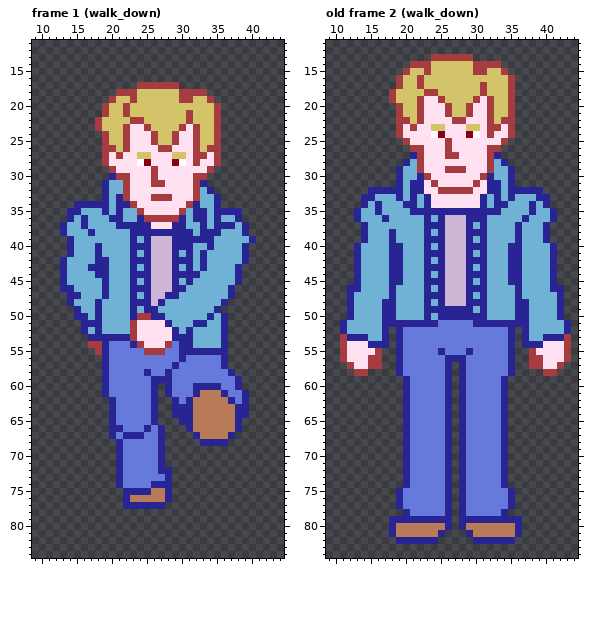
One commit to this pixel-art file: Assets/Sprites/Overworld/evan_animation.ase. Above: the version before the commit.
53x87 pixels, 12 frames. Shown: frame 1 (walk_down): x 9..44, y 11..84; old frame 2 (walk_down): x 9..44, y 11..84. The commit also changed other frames, which this record leaves out.
The result:
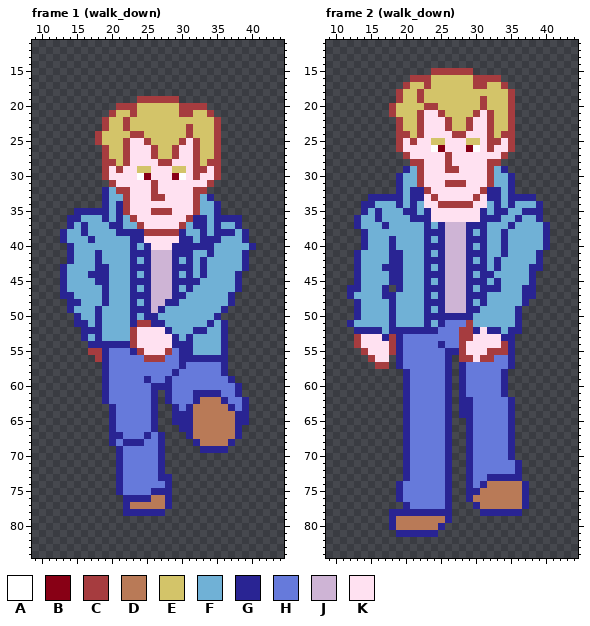
Palette (. is transparent): A #ffffff  B #880015  C #a63c3f  D #b97a57  E #d3c469  F #70b1d6  G #292493  H #667adb  J #ceb4d5  K #ffe1f1
A new or re-ordered frame is compared with the old frame closest to it.
The edit:
frames 12 -> 13
Changed rows in their new state; - is an unchanged pixel.
Frame 1 (walk_down):
first column x 13:
17 -----------......-----------
18 --------.............-------
19 -------....CCCCCC.....------
20 ------..C-C------CCCC..-----
21 ------.C-EC------C---C.-----
22 -----.C--CEE------E---------
23 -----.C---EEE----ECE--------
24 -----CE--ECCEE--EECE--------
25 -----CE-----CE--EC----------
26 -------E-----CEEC----E------
27 -------EEC-KKCEECK--EE------
28 -------CEC-KK-CCKK--EC------
29 ------CKC--EEK--EE-CCKC-----
30 ------CKKK-ABK--BA--KKC-----
31 ------.CKK----K----KKC------
32 --------C----C------C.------
33 --------F------K-----G.-----
34 --....---CK-------KC--------
35 -.-GGG---CKK-CCC-KKCF--...--
36 --GF--GF--CKKKKKKKC----GG---
37 .G-----G-FFCK---KC-G---FFG.-
38 ---GF---GG--CCCCC-F--F-GG---
39 GF--G------GKKKKK--F--G---G.
40 -----F-----F-KKK---GG-----FG
41 -----------G-----G--FG------
42 .G----F----F-----F----------
43 ----F------G-----G-------FG-
44 ----G------F-----F-FG-------
45 -----G-----G-----G-G--------
46 -F---------F-----FG-----FG--
47 G-F--------G---J-G----------
48 --G--FG----F--JGG------FG---
49 -GF--------G-JG-------FG----
50 ---F-------FG-F------FG.----
51 --G-F-----GCCGGF---FFG------
52 ----G----------GF-FGG-------
53 ---GF-FFFF-------F----------
54 ----GG-GGGCK---KG-----------
55 ----C-----GCKKKC---FFFF-----
56 -----C------CCC---GGGGG-----
57 ----------------HG----------
58 ------------H--HG------G.---
59 ------------GHH---------G.--
60 --------------G----HHHH-----
61 --------------------GGGH-G.-
62 ------GH-------GH-HG---GH---
63 -----------------H------GH--
65 ----------------G---------G-
66 --------H---HG.--G----------
67 --------GHHHG-----GD----DG--
68 -------GHGGG-------GDDDDG---
69 --------------------GGGG----
72 ---------------.------------
73 --------------G-------------
74 -------------HH-------------
75 --------GHHHHGG-------------
76 ----------GGG---------------
77 ----------DDDDDG------------
78 ---------GGGGGG-------------
Frame 2 (walk_down) is new; against old frame 2 (walk_down):
first column x 11:
13 -------------......--------------
14 ----------.............----------
15 ---------....CCCCCC.....---------
16 --------..C-C------CCCC..--------
17 --------.C-EC------C---C.--------
18 -------.C--CEE------E------------
19 -------.C---EEE----ECE-----------
20 -------CE--ECCEE--EECE-----------
21 -------CE-----CE--EC-------------
22 ---------E-----CEEC----E---------
23 ---------EEC-KKCEECK--EE---------
24 ---------CEC-KK-CCKK--EC---------
25 --------CKC--EEK--EE-CCKC--------
26 --------CKKK-ABK--BA--KKC--------
27 ---------CKK----K----KKC---------
28 ---------.C----C------C.---------
29 --------.G-------K-----G.--------
30 -----------CK-------KC-----------
31 ----------FC-K-CCC-K-CF----------
32 ----....----C-KKKKK-C----....----
33 ---.-GGG---GKC-----CKG---GGG..---
34 ----GF--GF--K-CCCCC-K--FG--FG.---
35 --.G-----G-F-KKKKKKK-F-G--G-G..--
36 -----GF---GG-KKKKKKK-GG--GF-G..--
37 --GF--G------F-----G----GF-------
38 -------F-----G-----F---G-F-------
39 -------------F-----G---G-F-------
40 --.G----F----G-----F---GFF---G.--
41 -------------F-----G---GFF--G..--
42 -------------G-----F--G-FF--G..--
43 ------G------F-----G--G-FF-GG..--
44 -------------G-----F-G--FF-G...--
45 -------------F-----G--G-FF-G...--
46 ------G.G----G-----F-GG--FGG....-
47 ------G------F-----G-----FGG....-
48 -.G---F------G-----F-----F-.....-
49 -.G---F------F-JJJ-GF-----......-
50 -.G---F------G-----FF-----......-
51 .G----F-FFFF-FG---CFFFFFF-.......
52 ..GGGGFG-GGGGG---CCGKGGF-G.......
53 ..CKKK-C---------CCKKKKG--.......
54 ..C-KKKC------G--CKKKKKC--.......
55 ...C-KKC------HGGCKKKCCC---......
56 ....-KK---------.CCKCC-----......
57 -....-C--------------------.....-
58 --..----.G-------------G.----..--
first column x 18:
62 -----------G----HG--
63 -----------G----HG--
64 -----------G----HG--
65 ----------.G----HG--
66 ----------.G----HG--
67 ----------.G----HG--
68 ----------.G----HG--
69 ----------.G----HG--
70 ----------.G----HG--
71 ----------.G----HHG-
72 ----------.G----HHG-
73 ----------.G--GG-GG-
74 -GH-------.G-GDDDDDG
75 ----------.GGDDDDDDG
76 ----------.GDDDDDDDG
77 -.G-------..GDDDDDDG
78 GG-GGGGG--...GGG-GG-
79 -DDDDDDD--.........-
80 -------G.-.........-
81 .GGGGGG.---........-
82 -......-----......--
Changed places in both pictures, as pixel boxes (x1, y1, x2, y2):
changed: (60, 82, 256, 516)
changed: (340, 54, 571, 376)
changed: (389, 397, 529, 544)
